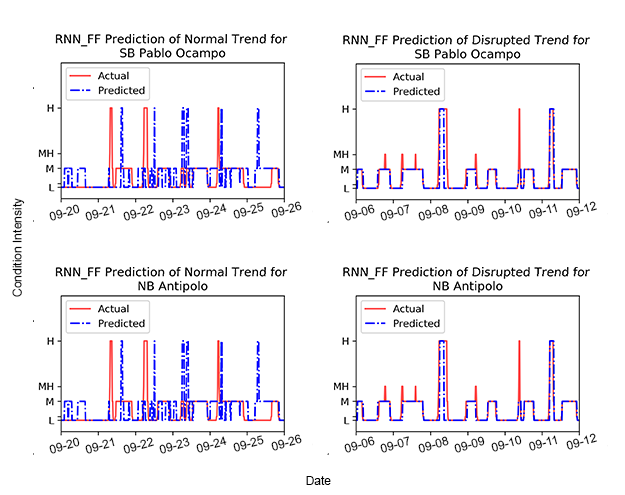
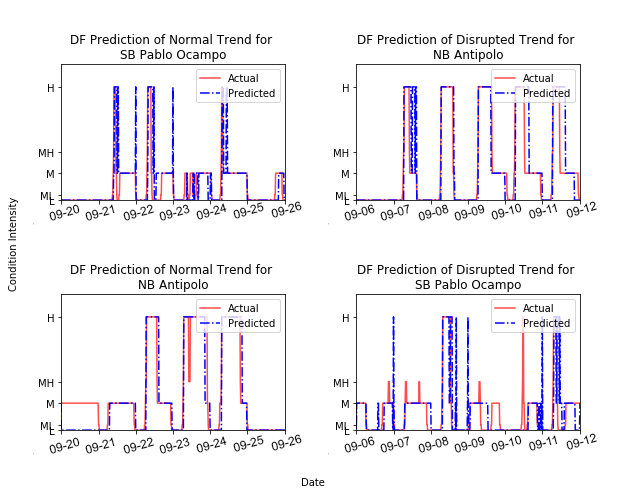
Layer changes from the first 625 x 495 image to the second:
hid "RNN-DF" over [left=8, top=34, right=608, bottom=486]
showed "Layer 0" over [left=8, top=34, right=608, bottom=486]
